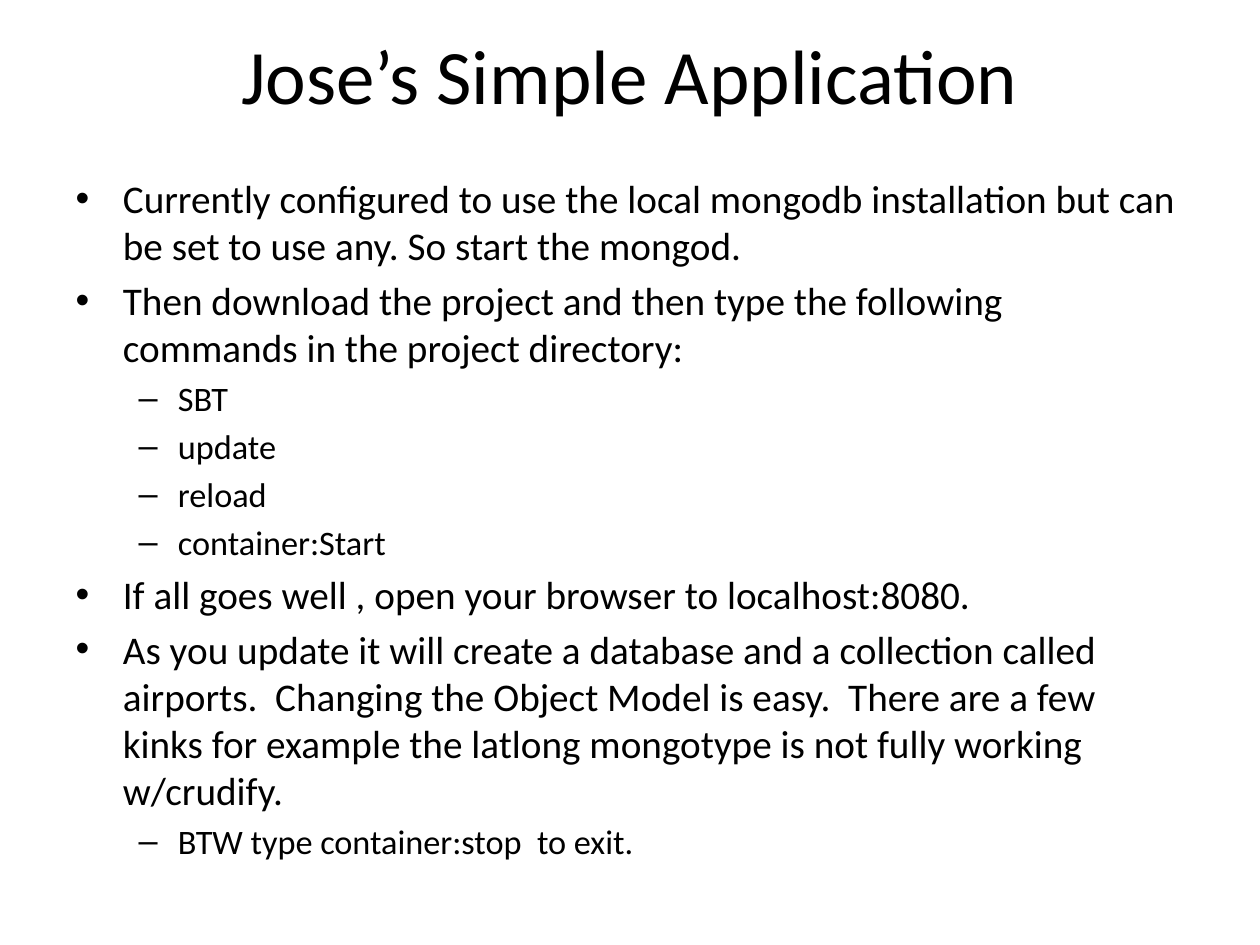
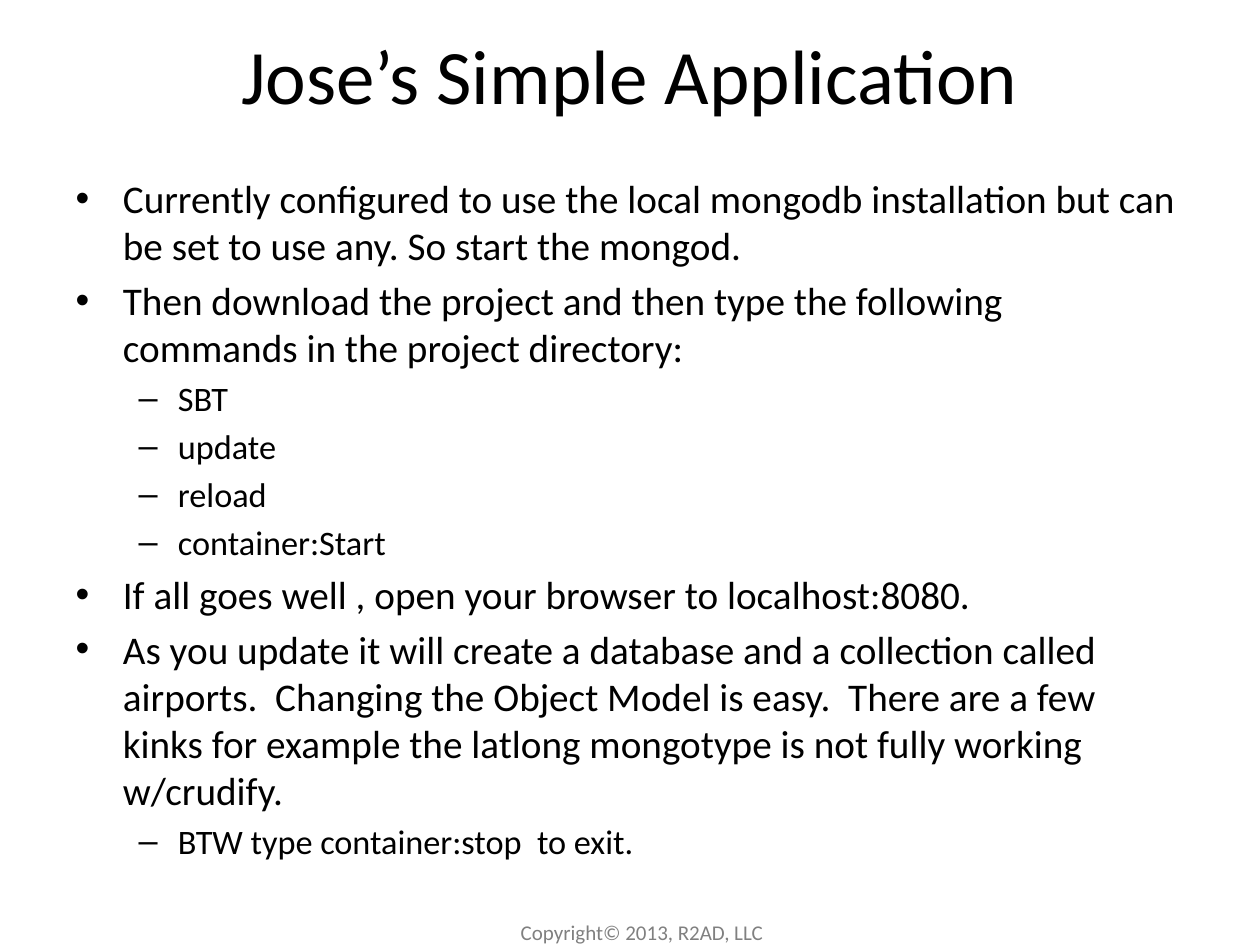
Before and after one commit to r2ad/planeBigData, a slide deck: slide 21 of nosql/mongodb/MongoDB-Introduction-R2AD-23July2013.pptx. Drawn at 1260x945 pixels with LibreOffice and Linux fonts; fonts in the diff are those of the drawing. Boxes give left, top, right and bottom in pixels: in the first picture for what was removed or moved away, otherwise in the second. Text is boxed around its words. In the diff, an @@ line names an element or a change of style, - is before the commit and + after.

Commit message:
Added copyright to slides.  Yes, they are free to use for non commercial purposes.

```diff
--- a/nosql/mongodb/MongoDB-Introduction-R2AD-23July2013.pptx
+++ b/nosql/mongodb/MongoDB-Introduction-R2AD-23July2013.pptx
@@ text added at (521, 925, 763, 944), 12 pt, text #808080 @@
+Copyright© 2013, R2AD, LLC
```
Also in this commit, not shown: 24 other slides changed, 1 other file.
